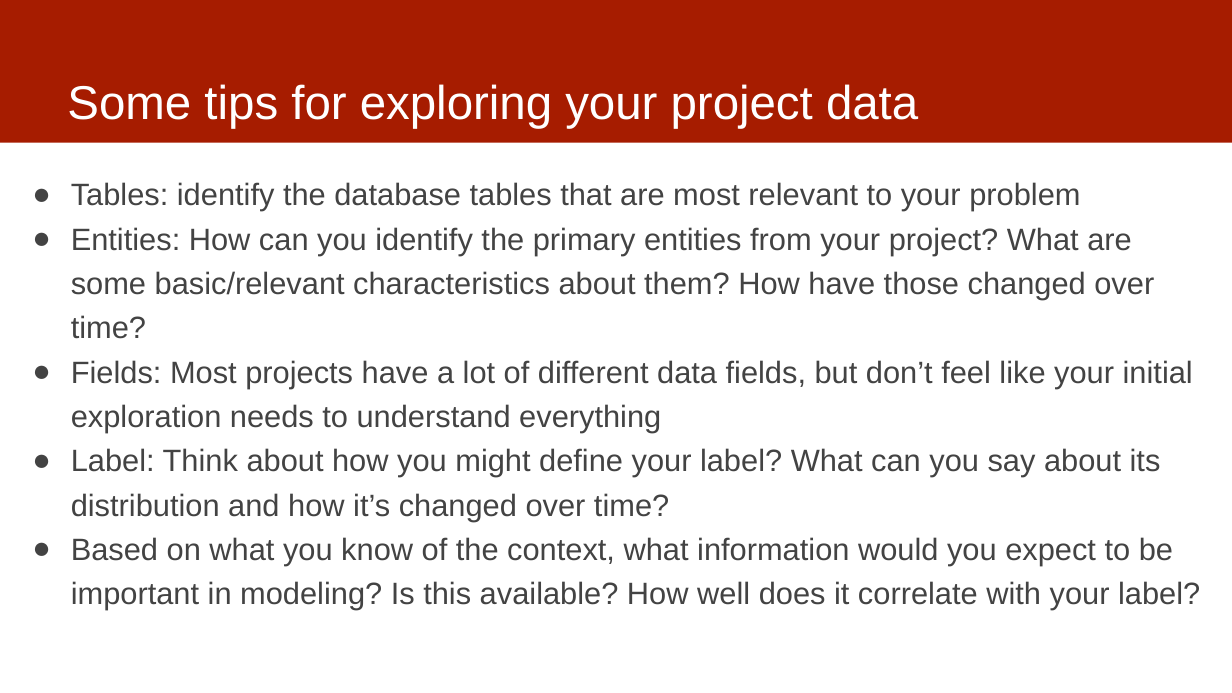
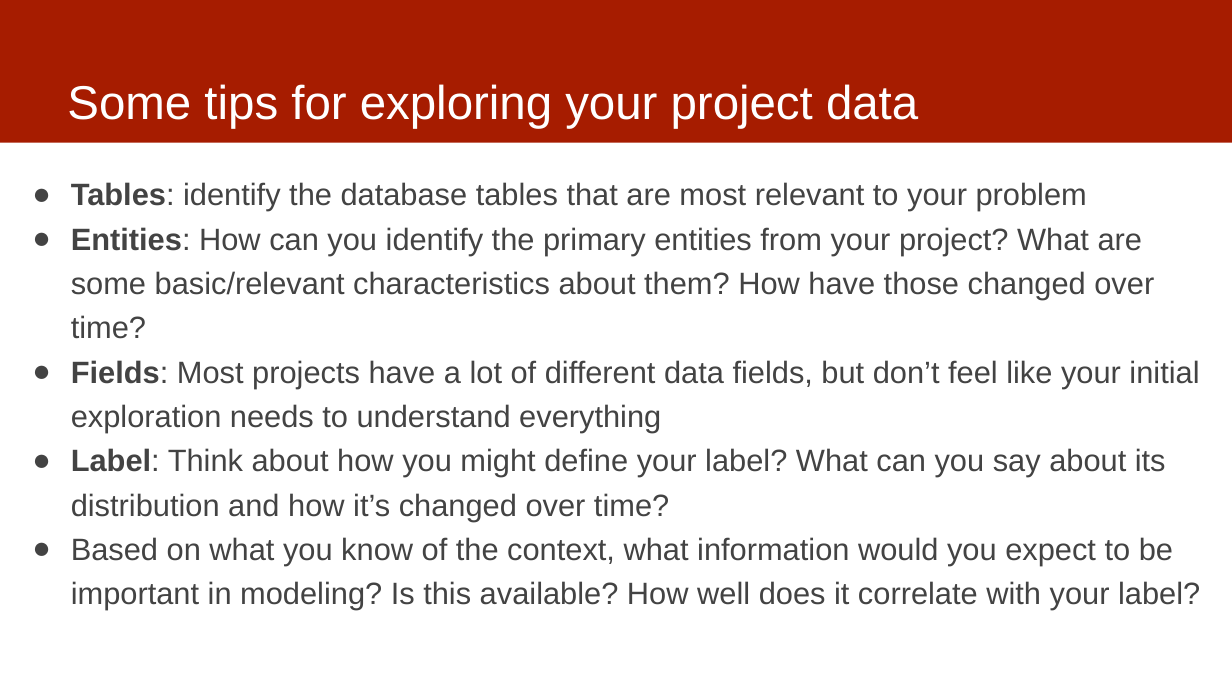
Before and after one commit to dssg/mlforpublicpolicylab, a slide deck: slide 6 of 03 - Data Exploration, Analytical Formulation, and Baselines/data-exploration.pptx. Drawn at 1232x693 pixels with LibreOffice and Linux fonts; fonts in the diff are those of the drawing. Boxes give left, top, right and bottom in pixels: in the first picture for what was removed or moved away, otherwise in the second. Text is boxed around its words. In the diff, an @@ line names an element or a change of style, - is before the commit and + after.

Commit message:
updated exploration

```diff
--- a/03 - Data Exploration, Analytical Formulation, and Baselines/data-exploration.pptx
+++ b/03 - Data Exploration, Analytical Formulation, and Baselines/data-exploration.pptx
@@ text at (71, 182, 1199, 521): bold on in "Tables:", "Entities:", "Fields:", "Label:" @@
```
Also in this commit, not shown: 1 other slide changed.
